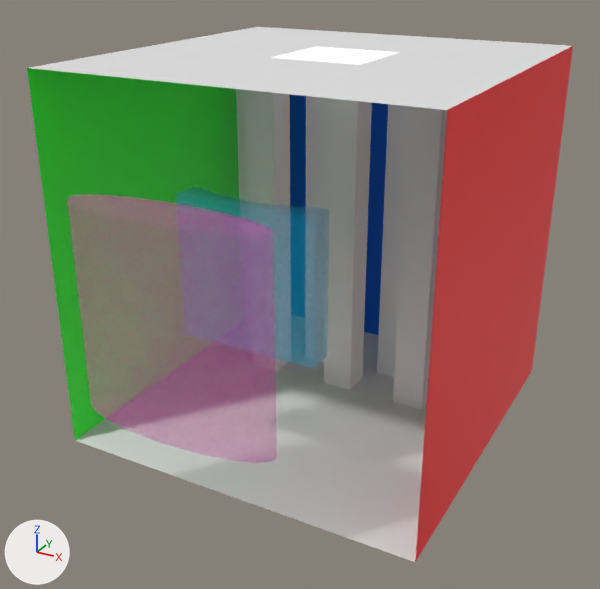
Before and after pictures for a commit that changed the OBJ model res/transparent.obj.
Camera for both pictures: a camera (50 mm lens) standing at (8.3, -8.98, 7.49) and looking at (0.3, 5.58, 0.21). The lights are fixed; the arrows at lower left show +X, +Y and +Z. Where no turn or scale is listed for an object, it has been applied to the vertices.

Names of what the first picture shows: 'Cube.001_Cube.009', 'Cube.003_Cube.011', 'Cube.004_Cube.012', 'Cube.005_Cube.013', 'Cube.006_Cube.014', 'Cube_Cube.001', 'Cylinder', 'Plane.005', 'Plane.006', 'Plane.007', 'Plane.008', 'Plane.009'.
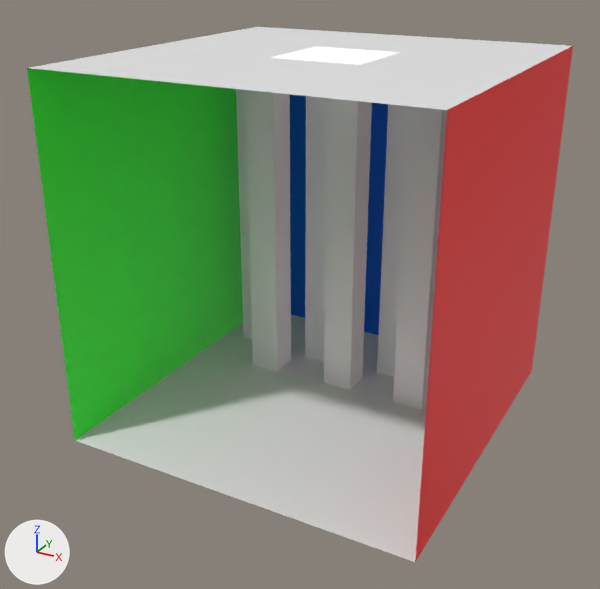
The newer file is also turned or shifted as a whole; pictures and numbers use the older file's frame.

Boxes [x1, y1, x2, y2] around the edits, measured in the pictures (600 x 589 px):
```json
{"object": "Cylinder", "change": "deleted", "before": [67, 194, 277, 463]}
{"object": "Cube_Cube.001", "change": "deleted", "before": [176, 187, 329, 368]}
```

The change, as JSON lines over the scene's bpy script:
```json
{"op": "remove", "block": "ob_cube_cube_001", "code": ["ob_cube_cube_001 = bpy.data.objects.new('Cube_Cube.001', me_cube_cube_001)", "ob_cube_cube_001.location = (0.0, 0.0, 0.0)"]}
{"op": "remove", "block": "ob_cylinder", "code": ["ob_cylinder = bpy.data.objects.new('Cylinder', me_cylinder)", "ob_cylinder.location = (0.0, 0.0, 0.0)"]}
```
